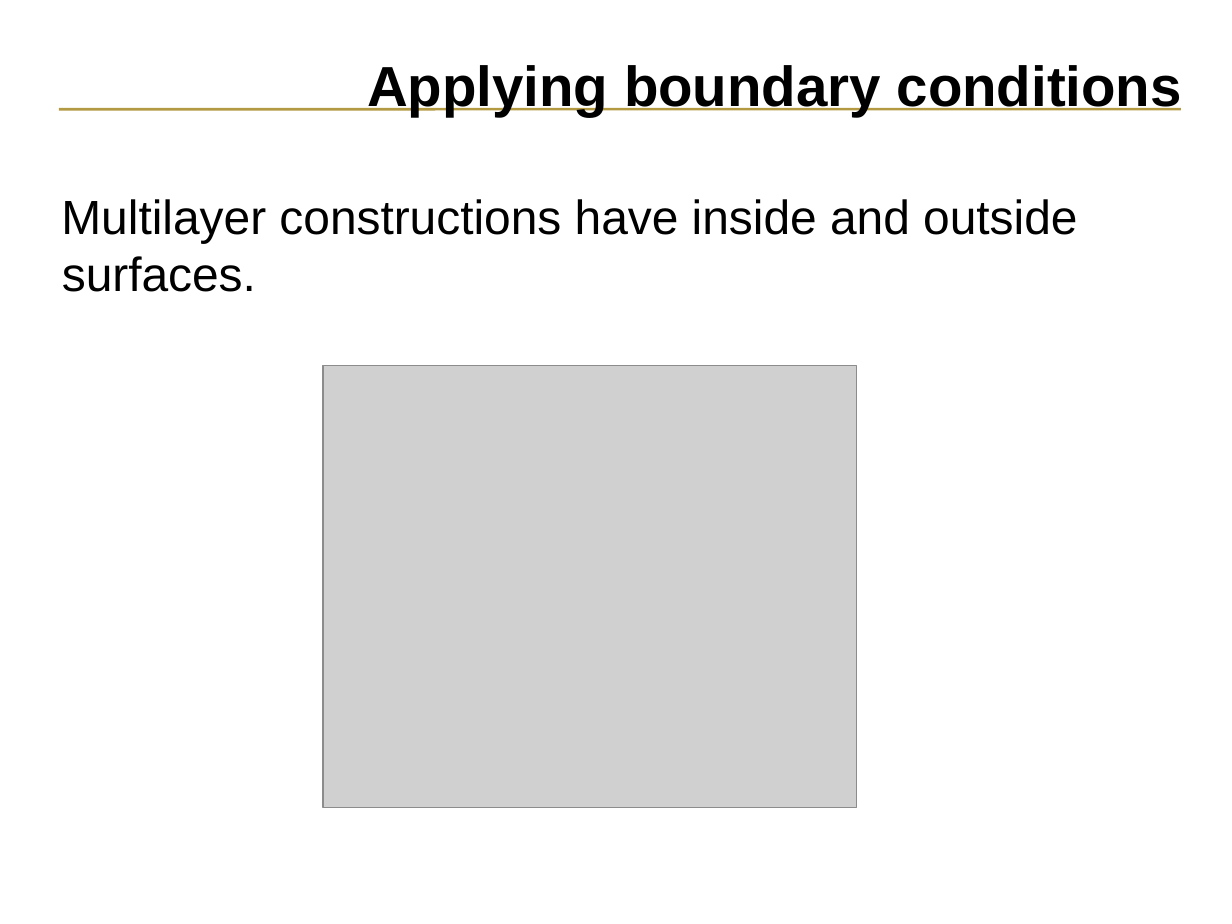
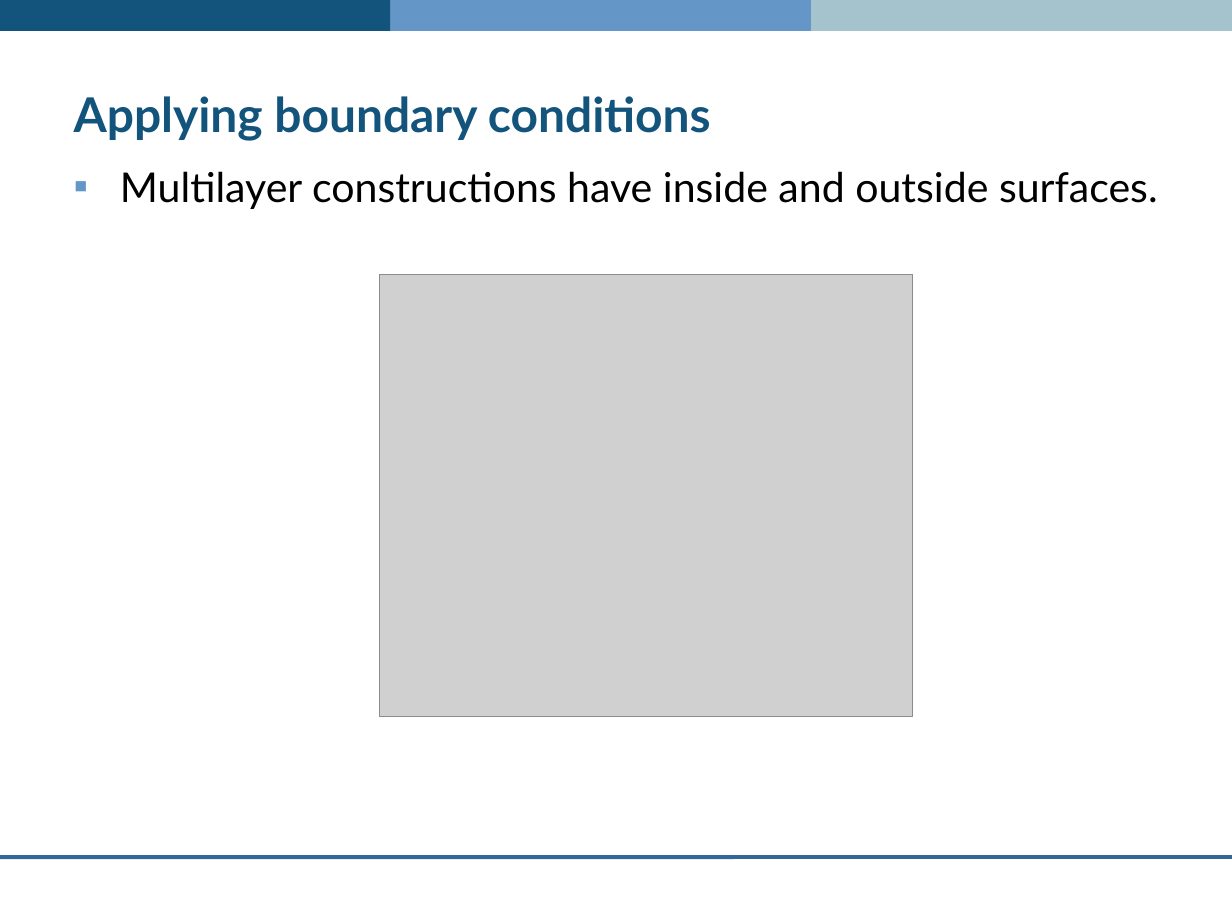
Before and after one commit to ESP-rCommunity/ESPrExtras, a slide deck: slide 36 of training/co-simulator_ESP-r/intro/introduction.ppt. Drawn at 1232x924 pixels with LibreOffice and Linux fonts; fonts in the diff are those of the drawing; grey boxes stand for pictures; background and template pictures are left out. Boxes give left, top, right and bottom in pixels: in the first picture for what was removed or moved away, otherwise in the second. Text is boxed around its words. In the diff, an @@ line names an element or a change of style, - is before the commit and + after.

```diff
--- a/training/co-simulator_ESP-r/intro/introduction.ppt
+++ b/training/co-simulator_ESP-r/intro/introduction.ppt
@@ rectangle added at <box>0,0,391,31</box>, fill #12547C @@
@@ rectangle added at <box>339,0,841,31</box>, fill #6496C8 @@
@@ rectangle added at <box>811,0,1232,31</box>, fill #A5C3CD @@
@@ title "Applying boundary conditions": place and size @@
-title "Applying boundary conditions" at <box>367,65,1182,116</box>
+title "Applying boundary conditions" at <box>74,96,711,141</box>
@@ title "Applying boundary conditions" at <box>74,96,711,141</box>: size 33 to 28 pt, font Arial to Lato, text colour #000000 to #12547C; alignment right to left; line spacing 0.9 to 1 @@
@@ line removed from (1180, 110) to (59, 110) @@
@@ text "Multilayer constructions have inside and ...": place and size @@
-text "Multilayer constructions have inside and ..." at <box>61,199,1077,292</box>
+text "Multilayer constructions have inside and ..." at <box>120,171,1158,209</box>
@@ text "Multilayer constructions have inside and ..." at <box>120,171,1158,209</box>: size 28 to 24 pt, font Arial to Lato; bullet none to ▪; less space between paragraphs @@
@@ picture: place and size @@
-picture at <box>323,366,856,808</box>
+picture at <box>379,275,913,717</box>
@@ line added from (1232, 857) to (0, 857), #336699 2.24 pt @@
```
Also in this commit, not shown: 56 other slides changed.
